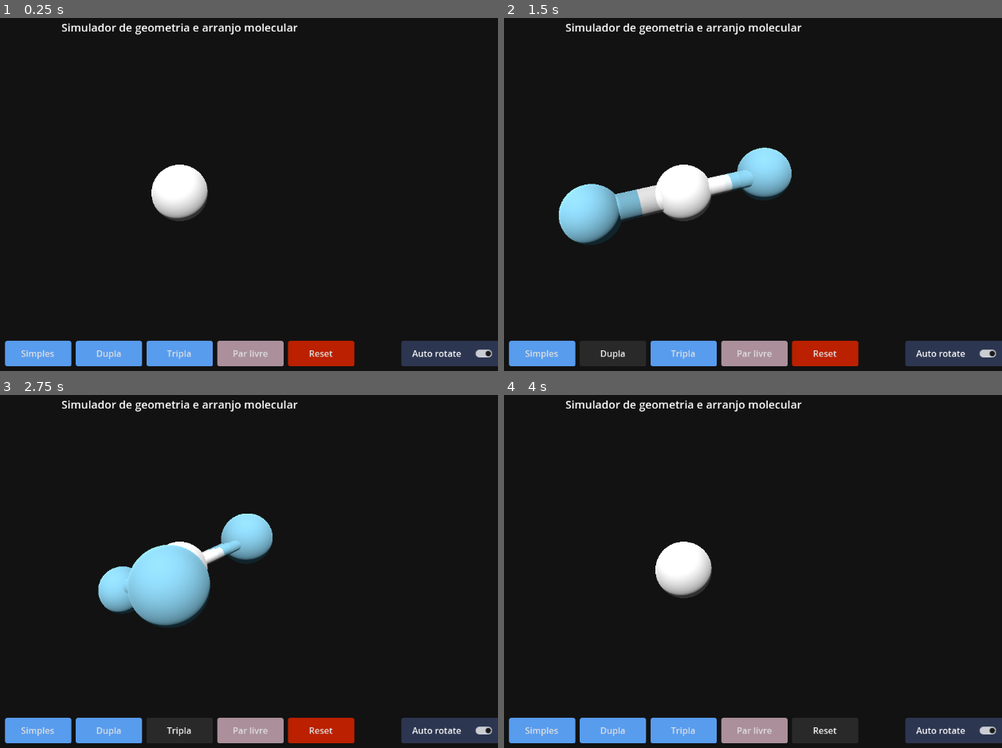
Above: before the commit, frames 1-4 (two rows, left to right).
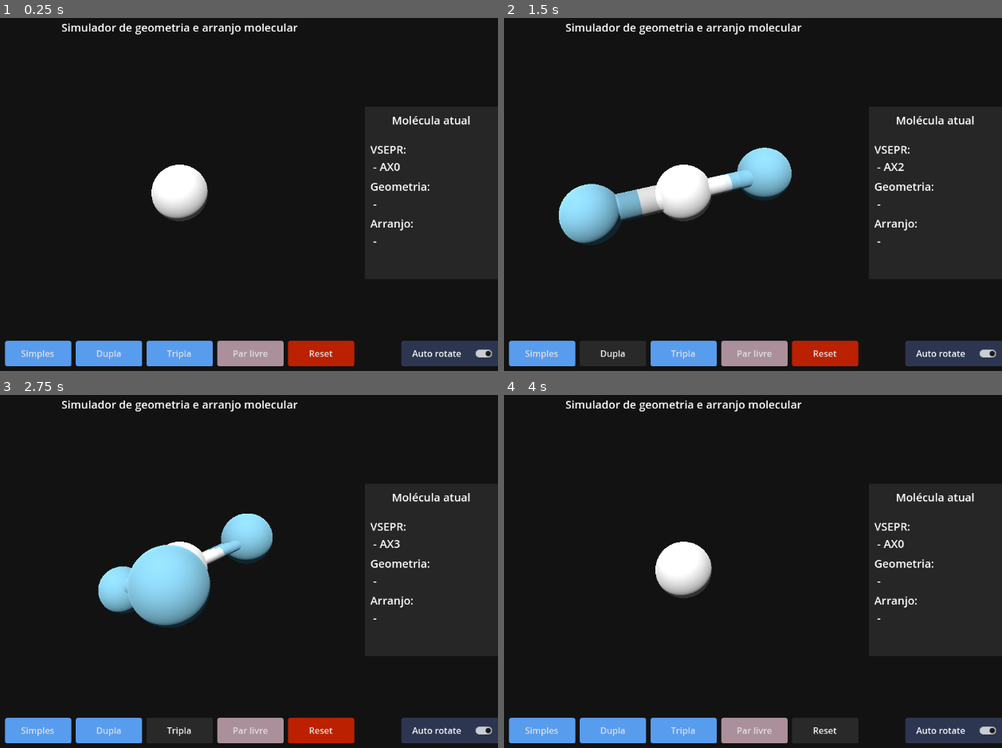
Above: after the commit, the same moments.

Repository: Leminence/molecules-forms
Game: Godot game, scene res://Main/main.tscn
The game is run twice, just before and just after one commit, with the same random seed, the same clock (stepped at 60 frames per second) and the same inputs.
Inputs:
- Up to frame 1 (0.25 s): no input
- Up to frame 2 (1.5 s): click "Simples" at 0.5 s; click "Dupla" at 1.25 s
- Up to frame 3 (2.75 s): click "Tripla" at 2 s
- Up to frame 4 (4 s): click "Par livre" at 2.75 s; click "Reset" at 3.5 s

The runs differ from the first frame. In frame 1, 0.7% of the frame differs, in the area x 74-95%, y 27-64%; in frame 2, 0.7%; in frame 3, 0.7%; in frame 4, 0.7%.

Commit message:
UI para informações da molecula como formula VSEPR, geometria e arranjo

Diff:
--- a/Main/main.tscn
+++ b/Main/main.tscn
@@ -46,6 +46,7 @@
 script = ExtResource("1_yh5la")
 
 [node name="Molecule" type="Node3D" parent="MoleculeGenerator"]
+unique_name_in_owner = true
 transform = Transform3D(0.99999994, 0, 0, 0, 0.99999994, 0, 0, 0, 0.99999994, 0, 0, 0)
 script = ExtResource("2_2w1kt")
 
@@ -109,33 +110,33 @@
 grow_horizontal = 2
 grow_vertical = 0
 
-[node name="HorizontalBox" type="HBoxContainer" parent="UI/Control/Buttons"]
+[node name="HBox" type="HBoxContainer" parent="UI/Control/Buttons"]
 layout_mode = 2
 theme_override_constants/separation = 8
 alignment = 1
 
-[node name="SimpleButton" type="Button" parent="UI/Control/Buttons/HorizontalBox"]
+[node name="SimpleButton" type="Button" parent="UI/Control/Buttons/HBox"]
 custom_minimum_size = Vector2(120, 0)
 layout_mode = 2
 text = "Simples"
 
-[node name="DualButton" type="Button" parent="UI/Control/Buttons/HorizontalBox"]
+[node name="DualButton" type="Button" parent="UI/Control/Buttons/HBox"]
 custom_minimum_size = Vector2(120, 0)
 layout_mode = 2
 text = "Dupla"
 
-[node name="TripleButton" type="Button" parent="UI/Control/Buttons/HorizontalBox"]
+[node name="TripleButton" type="Button" parent="UI/Control/Buttons/HBox"]
 custom_minimum_size = Vector2(120, 0)
 layout_mode = 2
 text = "Tripla"
 
-[node name="PairButton" type="Button" parent="UI/Control/Buttons/HorizontalBox"]
+[node name="PairButton" type="Button" parent="UI/Control/Buttons/HBox"]
 custom_minimum_size = Vector2(120, 0)
 layout_mode = 2
 theme_override_styles/normal = SubResource("StyleBoxFlat_qvhan")
 text = "Par livre"
 
-[node name="ResetButton" type="Button" parent="UI/Control/Buttons/HorizontalBox"]
+[node name="ResetButton" type="Button" parent="UI/Control/Buttons/HBox"]
 custom_minimum_size = Vector2(120, 0)
 layout_mode = 2
 theme_override_styles/normal = SubResource("StyleBoxFlat_2w1kt")
@@ -150,9 +151,73 @@
 alignment = 1
 vertical_icon_alignment = 0
 
-[connection signal="pressed" from="UI/Control/Buttons/HorizontalBox/SimpleButton" to="MoleculeGenerator" method="_on_new_atom_pressed" binds= [1]]
-[connection signal="pressed" from="UI/Control/Buttons/HorizontalBox/DualButton" to="MoleculeGenerator" method="_on_new_atom_pressed" binds= [2]]
-[connection signal="pressed" from="UI/Control/Buttons/HorizontalBox/TripleButton" to="MoleculeGenerator" method="_on_new_atom_pressed" binds= [3]]
-[connection signal="pressed" from="UI/Control/Buttons/HorizontalBox/PairButton" to="MoleculeGenerator" method="_on_new_pair_pressed"]
-[connection signal="pressed" from="UI/Control/Buttons/HorizontalBox/ResetButton" to="MoleculeGenerator" method="_on_reset_button_pressed"]
+[node name="Control" type="Control" parent="UI/Control"]
+custom_minimum_size = Vector2(241.115, 311.965)
+layout_mode = 1
+anchors_preset = 6
+anchor_left = 1.0
+anchor_top = 0.5
+anchor_right = 1.0
+anchor_bottom = 0.5
+grow_horizontal = 0
+grow_vertical = 2
+
+[node name="ColorRect" type="ColorRect" parent="UI/Control/Control"]
+layout_mode = 1
+anchors_preset = 15
+anchor_right = 1.0
+anchor_bottom = 1.0
+grow_horizontal = 2
+grow_vertical = 2
+color = Color(0.14767182, 0.14767179, 0.14767179, 1)
+
+[node name="MarginContainer" type="MarginContainer" parent="UI/Control/Control"]
+layout_mode = 1
+anchors_preset = 15
+anchor_right = 1.0
+anchor_bottom = 1.0
+grow_horizontal = 2
+grow_vertical = 2
+
+[node name="Vbox" type="VBoxContainer" parent="UI/Control/Control/MarginContainer"]
+layout_mode = 2
+
+[node name="Titulo" type="Label" parent="UI/Control/Control/MarginContainer/Vbox"]
+layout_mode = 2
+size_flags_vertical = 0
+text = "Molécula atual"
+horizontal_alignment = 1
+
+[node name="Vbox" type="VBoxContainer" parent="UI/Control/Control/MarginContainer/Vbox"]
+layout_mode = 2
+size_flags_horizontal = 0
+size_flags_vertical = 4
+theme_override_constants/separation = 8
+
+[node name="VSEPR" type="Label" parent="UI/Control/Control/MarginContainer/Vbox/Vbox"]
+unique_name_in_owner = true
+layout_mode = 2
+size_flags_vertical = 0
+text = "VSEPR:
+ -"
+
+[node name="Geometria" type="Label" parent="UI/Control/Control/MarginContainer/Vbox/Vbox"]
+unique_name_in_owner = true
+layout_mode = 2
+size_flags_vertical = 0
+text = "Geometria:
+ -"
+
+[node name="Arranjo" type="Label" parent="UI/Control/Control/MarginContainer/Vbox/Vbox"]
+unique_name_in_owner = true
+layout_mode = 2
+size_flags_vertical = 0
+text = "Arranjo:
+ -"
+
+[connection signal="pressed" from="UI/Control/Buttons/HBox/SimpleButton" to="MoleculeGenerator" method="_on_new_atom_pressed" binds= [1]]
+[connection signal="pressed" from="UI/Control/Buttons/HBox/DualButton" to="MoleculeGenerator" method="_on_new_atom_pressed" binds= [2]]
+[connection signal="pressed" from="UI/Control/Buttons/HBox/TripleButton" to="MoleculeGenerator" method="_on_new_atom_pressed" binds= [3]]
+[connection signal="pressed" from="UI/Control/Buttons/HBox/PairButton" to="MoleculeGenerator" method="_on_new_pair_pressed"]
+[connection signal="pressed" from="UI/Control/Buttons/HBox/ResetButton" to="MoleculeGenerator" method="_on_reset_button_pressed"]
 [connection signal="toggled" from="UI/Control/Buttons/AutoRotate" to="MoleculeGenerator/Molecule" method="_on_auto_rotate_toggled"]
--- a/Main/molecule_generator.gd
+++ b/Main/molecule_generator.gd
@@ -1,11 +1,15 @@
 extends Node
 
-@onready var molecule = $Molecule
+@onready var molecule: Node3D = %Molecule
+
+@onready var vsepr_label: Label = %VSEPR
+@onready var geometria_label: Label = %Geometria
+@onready var arranjo_label: Label = %Arranjo
 
 @export var central_atom_color: Color = Color.WHITE
 @export var atom_color: Color = Color.SKY_BLUE
-@export var free_pair_color = Color.BEIGE
-@export var eletron_color = Color.YELLOW
+@export var free_pair_color: Color = Color.BEIGE
+@export var eletron_color: Color = Color.YELLOW
 
 var central_atom: MeshInstance3D
 var atoms: Array = []
@@ -25,13 +29,14 @@
 class Bond extends MeshInstance3D:
 	pass
 
-func _ready():
+func _ready() -> void:
 	set_materials()
+	update_molecule_info(atoms)
 	central_atom = create_atom(central_atom_material)
 	molecule.add_child(central_atom)
 
 
-func set_materials():
+func set_materials() -> void:
 	central_atom_material = StandardMaterial3D.new()
 	central_atom_material.albedo_color = central_atom_color
 
@@ -166,20 +171,6 @@
 		ballon.add_child(new_eletron)
 
 	return ballon
-
-
-func get_perpendicular_vector(direction: Vector3) -> Vector3:
-	# Encontra um vetor perpendicular ao eixo da ligação
-	# Usa o vetor UP como referência, mas evita quando paralelo
-	var reference = Vector3.UP
-
-	# Se a direção é paralela ao UP, usa outro vetor de referência
-	if abs(direction.dot(Vector3.UP)) > 0.99:
-		reference = Vector3.RIGHT
-
-	# Produto vetorial para obter um vetor perpendicular
-	var perpendicular = direction.cross(reference).normalized()
-	return perpendicular
 
 
 func set_atoms_position(atoms_array: Array) -> void:
@@ -255,6 +246,34 @@
 
 	return positions
 
+
+func get_perpendicular_vector(direction: Vector3) -> Vector3:
+	# Encontra um vetor perpendicular ao eixo da ligação
+	# Usa o vetor UP como referência, mas evita quando paralelo
+	var reference = Vector3.UP
+
+	# Se a direção é paralela ao UP, usa outro vetor de referência
+	if abs(direction.dot(Vector3.UP)) > 0.99:
+		reference = Vector3.RIGHT
+
+	# Produto vetorial para obter um vetor perpendicular
+	var perpendicular = direction.cross(reference).normalized()
+	return perpendicular
+
+
+func update_molecule_info(molecule_array: Array) -> void:
+	var atom_num: int = 0
+	var freepair_num: int = 0
+	for i in range(molecule_array.size()):
+		if molecule_array[i] is Atom:
+			atom_num += 1
+		elif molecule_array[i] is FreePair:
+			freepair_num += 1
+
+	vsepr_label.text = "VSEPR:\n - AX" + str(atom_num) + ("E" + (str(freepair_num)if freepair_num > 1 else "") if freepair_num > 0 else "")
+	geometria_label.text = "Geometria:\n - "
+	arranjo_label.text = "Arranjo:\n - "
+
 # Cria um novo átomo e sua ligação ao átomo central ao clicar no botão
 func _on_new_atom_pressed(num: int) -> void:
 	if atoms.size() >= 6:
@@ -266,6 +285,7 @@
 	atoms.append(new_atom)
 
 	set_atoms_position(atoms)
+	update_molecule_info(atoms)
 	create_bond(central_atom, new_atom, num)
 
 
@@ -279,9 +299,11 @@
 	atoms.append(new_pair)
 
 	set_atoms_position(atoms)
+	update_molecule_info(atoms)
 
 
 func _on_reset_button_pressed() -> void:
 	for atom in atoms:
 		atom.queue_free()
 	atoms.clear()
+	update_molecule_info(atoms)
